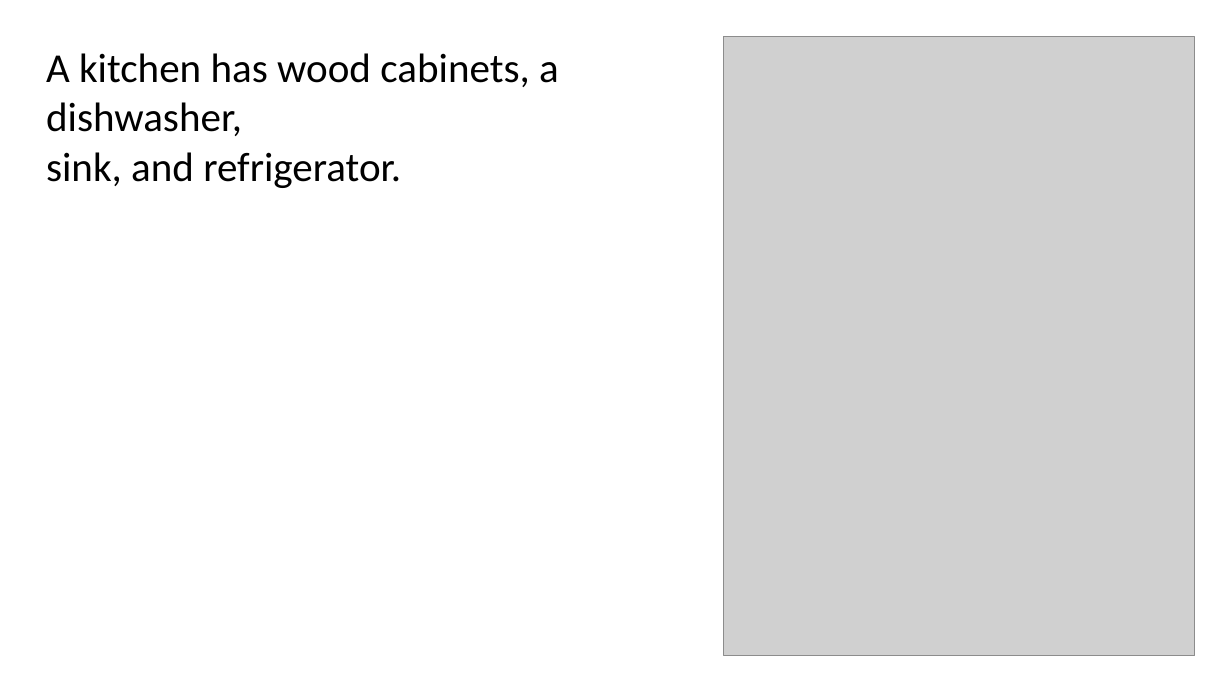
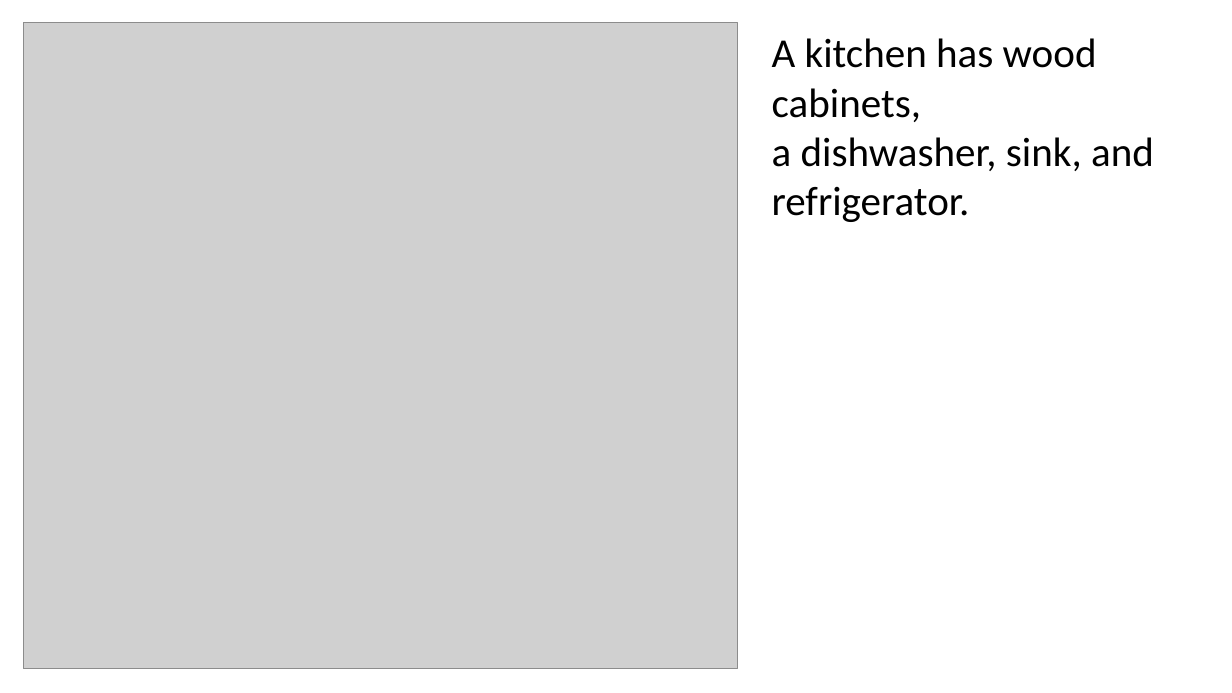
Before and after one commit to kozmojor/Instruction-Slide-Editing, a slide deck: slide 6 of coco_relayout_out.pptx (slide 14 before the commit). Drawn at 1232x693 pixels with LibreOffice and Linux fonts; fonts in the diff are those of the drawing; grey boxes stand for pictures. Boxes give left, top, right and bottom in pixels: in the first picture for what was removed or moved away, otherwise in the second. Text is boxed around its words. In the diff, an @@ line names an element or a change of style, - is before the commit and + after.

```diff
--- a/coco_relayout_out.pptx
+++ b/coco_relayout_out.pptx
@@ picture: place and size @@
-picture at [724,37,1195,656]
+picture at [23,22,738,669]
@@ text at [772,38,1154,222]: text changed @@
-A kitchen has wood cabinets, a dishwasher,
-sink, and refrigerator.
+A kitchen has wood cabinets,
+a dishwasher, sink, and
+refrigerator.
```
Also in this commit, not shown: 19 other slides changed, 8 other files.
